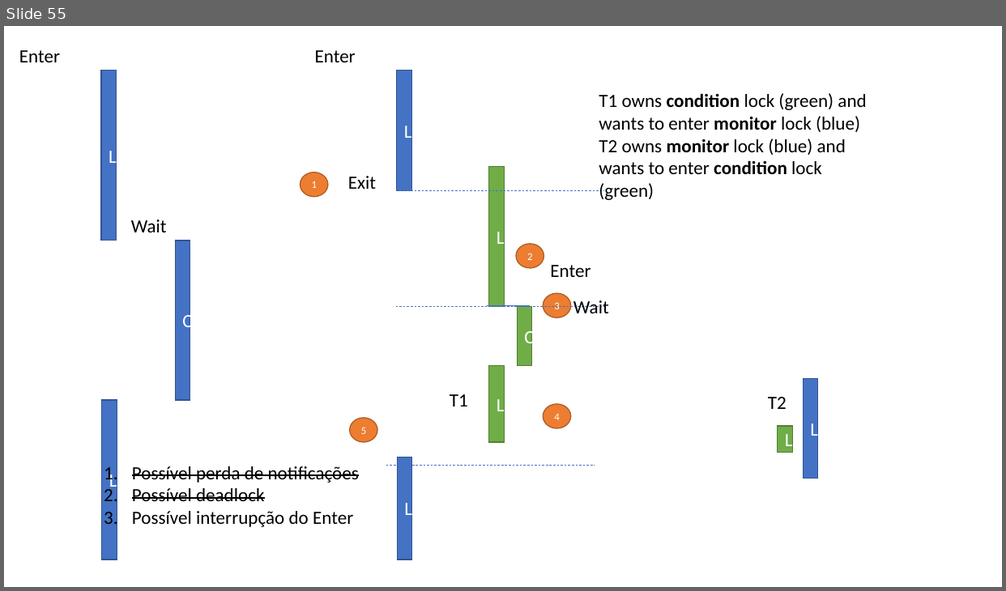
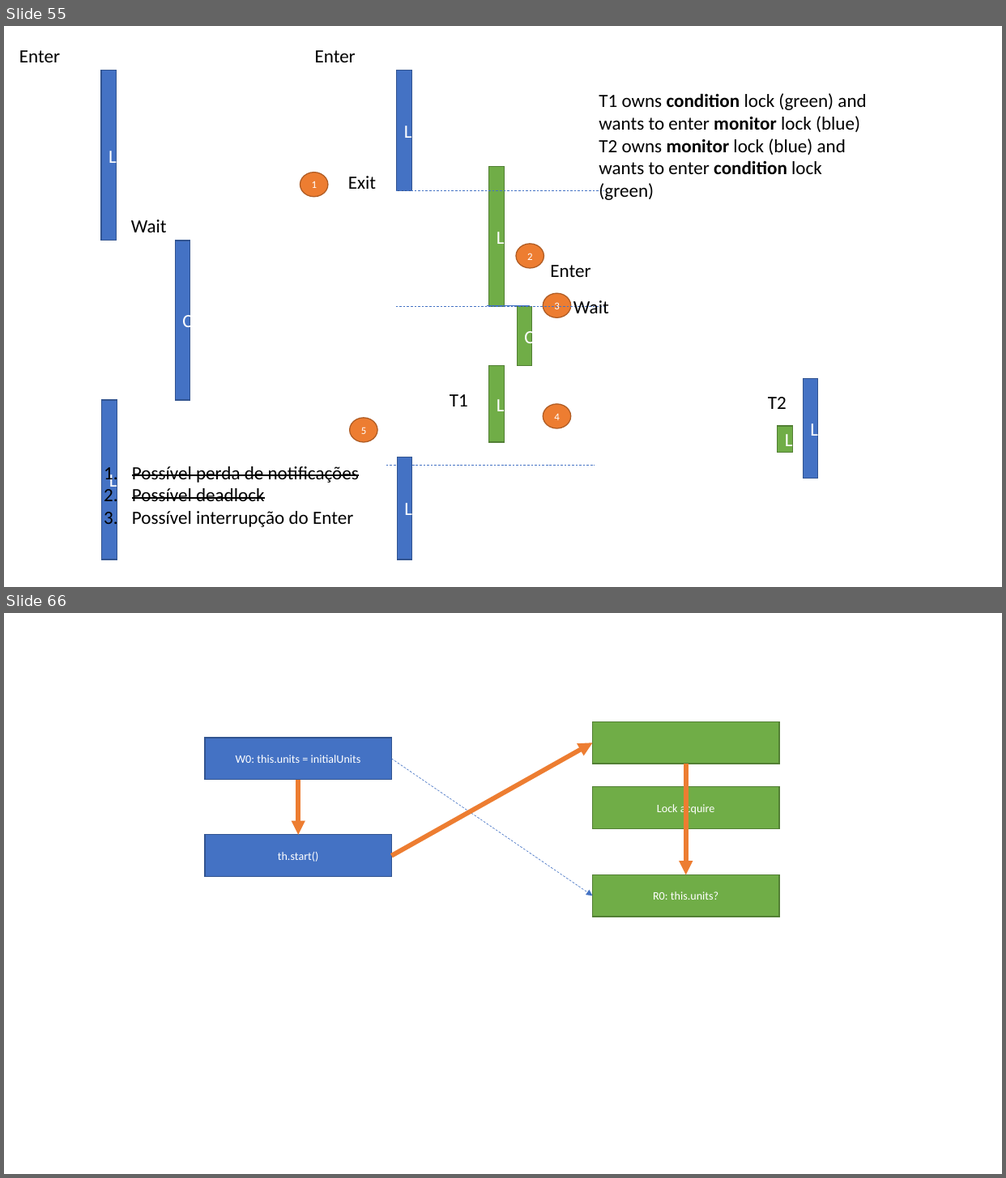
Before and after one commit to isel-leic-pc/s2021v-li51n, a slide deck: docs/threads.pptx. Shown one above the other, each under a label of ours: slide 55 before the commit, slides 55 and 66 after it; the slides between them are not shown. The pictures are 1006x591 and 1006x1178 pixels, drawn with LibreOffice and Linux fonts; fonts in the diff are those of the drawing. Boxes give left, top, right and bottom in pixels: in the first picture for what was removed or moved away, otherwise in the second. Text is boxed around its words. In the diff, an @@ line names an element or a change of style, - is before the commit and + after.

```diff
--- a/docs/threads.pptx
+++ b/docs/threads.pptx
@@ slide 66 added at [4, 613, 1002, 1174], background #FFFFFF @@
@@ rectangle added at [592, 722, 779, 764], fill #70AD47, outline #538035 1 pt @@
@@ rectangle added at [205, 738, 391, 780], fill #4472C4, outline #325491 1 pt, 11 pt, text #FFFFFF @@
+W0: this.units = initialUnits
@@ arrow added from (392, 855) to (592, 743), #ED7D31 4.5 pt @@
@@ arrow added from (298, 780) to (298, 835), #ED7D31 4.5 pt @@
@@ arrow added from (392, 759) to (592, 896), #4472C4 0.5 pt dashed @@
@@ arrow added from (686, 764) to (686, 875), #ED7D31 4.5 pt @@
@@ rectangle added at [592, 786, 779, 828], fill #70AD47, outline #538035 1 pt, 11 pt, text #FFFFFF @@
+Lock acquire
@@ rectangle added at [205, 835, 391, 876], fill #4472C4, outline #325491 1 pt, 11 pt, text #FFFFFF @@
+th.start()
@@ rectangle added at [592, 875, 779, 917], fill #70AD47, outline #538035 1 pt, 11 pt, text #FFFFFF @@
+R0: this.units?
```
Also in this commit, not shown: 14 other slides added, 5 other files.
